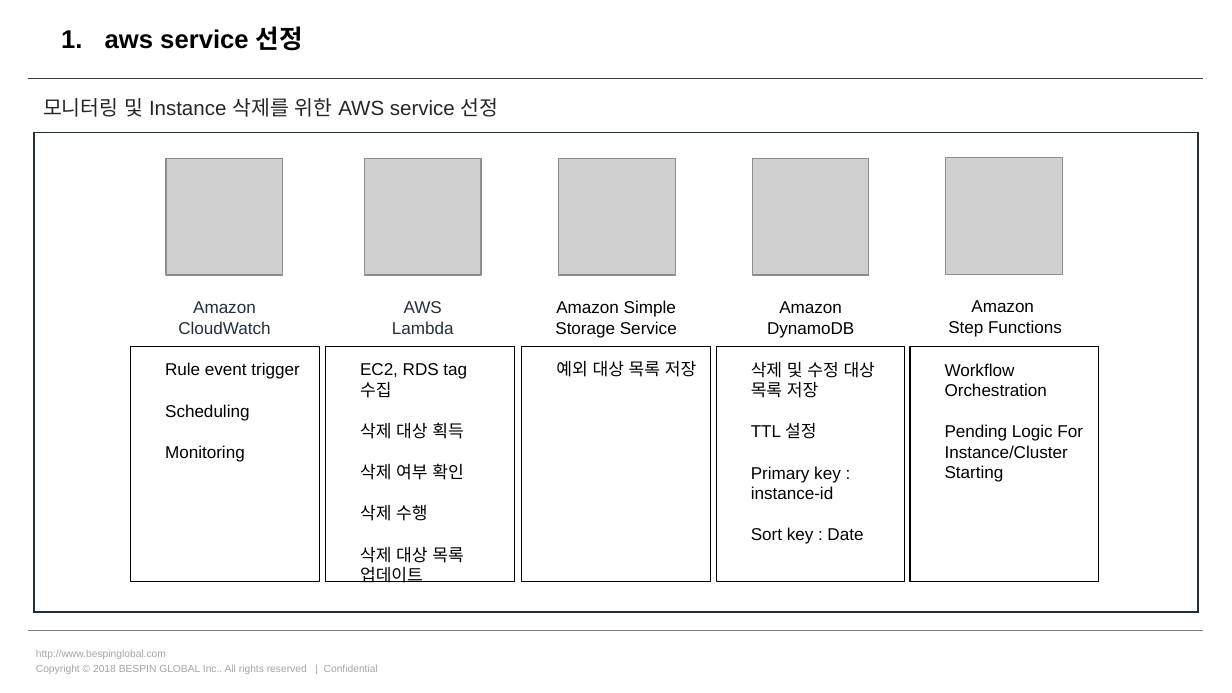
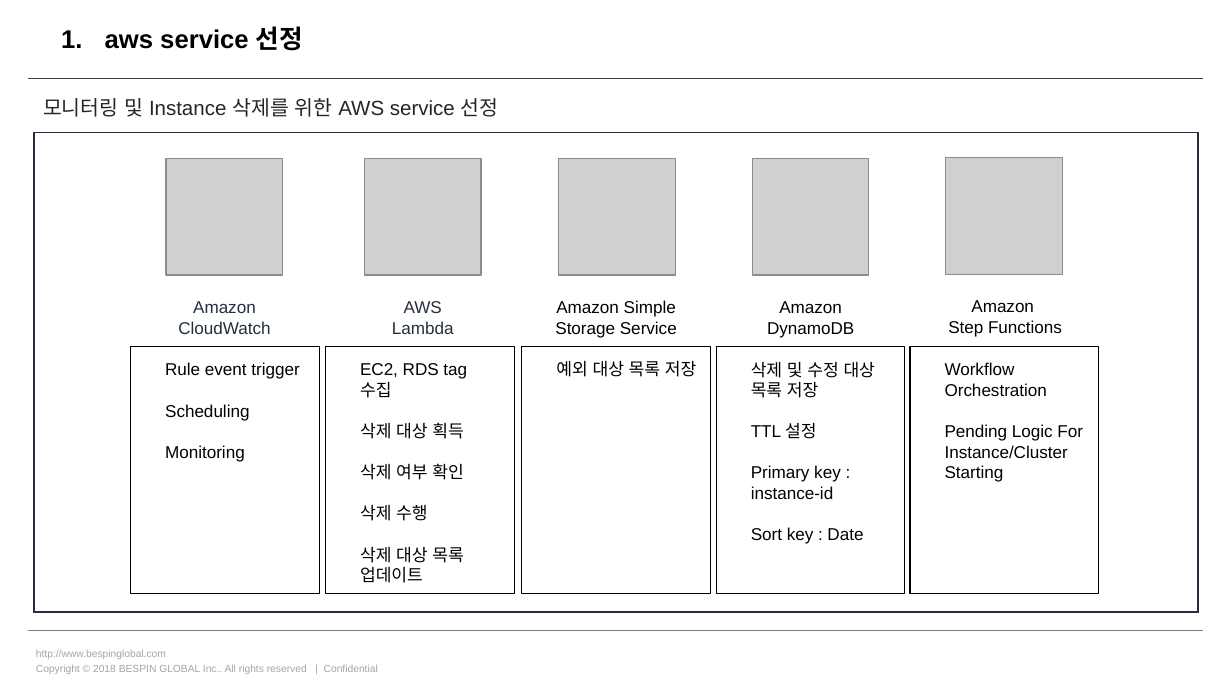
Before and after one commit to cjungm/with-aws, a slide deck: slide 3 of Monitoring_EC2_RDS/Monitoring_delete/설계/Monitoring_Deletion_Architecture.pptx. Drawn at 1232x693 pixels with LibreOffice and Linux fonts; fonts in the diff are those of the drawing; grey boxes stand for pictures. Boxes give left, top, right and bottom in pixels: in the first picture for what was removed or moved away, otherwise in the second. Text is boxed around its words. In the diff, an @@ line names an element or a change of style, - is before the commit and + after.

```diff
--- a/Monitoring_EC2_RDS/Monitoring_delete/설계/Monitoring_Deletion_Architecture.pptx
+++ b/Monitoring_EC2_RDS/Monitoring_delete/설계/Monitoring_Deletion_Architecture.pptx
@@ rectangle "Rule event trigger": place and size @@
-rectangle "Rule event trigger" at (131, 346, 319, 582)
+rectangle "Rule event trigger" at (131, 346, 319, 593)
@@ rectangle "EC2, RDS tag 수집": place and size @@
-rectangle "EC2, RDS tag 수집" at (325, 346, 514, 582)
+rectangle "EC2, RDS tag 수집" at (325, 346, 514, 593)
@@ rectangle "예외 대상 목록 저장": place and size @@
-rectangle "예외 대상 목록 저장" at (522, 346, 711, 582)
+rectangle "예외 대상 목록 저장" at (522, 346, 711, 593)
@@ rectangle "삭제 및 수정 대상 목록 ...": place and size @@
-rectangle "삭제 및 수정 대상 목록 ..." at (716, 346, 904, 582)
+rectangle "삭제 및 수정 대상 목록 ..." at (716, 346, 904, 593)
@@ rectangle "Workflow Orchestration": place and size @@
-rectangle "Workflow Orchestration" at (910, 346, 1099, 582)
+rectangle "Workflow Orchestration" at (910, 346, 1099, 593)
```
Also in this commit, not shown: 2 other slides changed, 16 other files.
